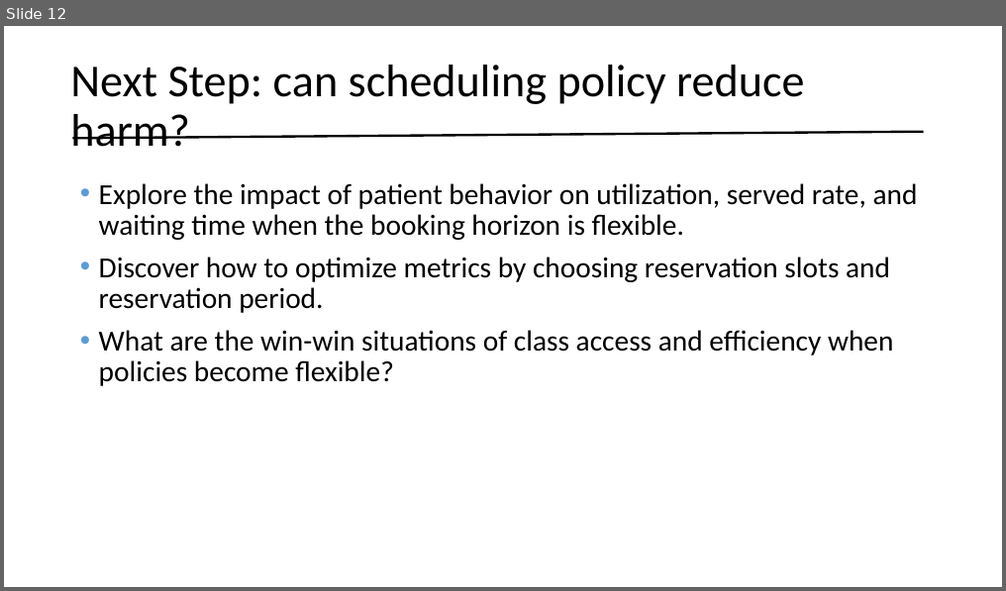
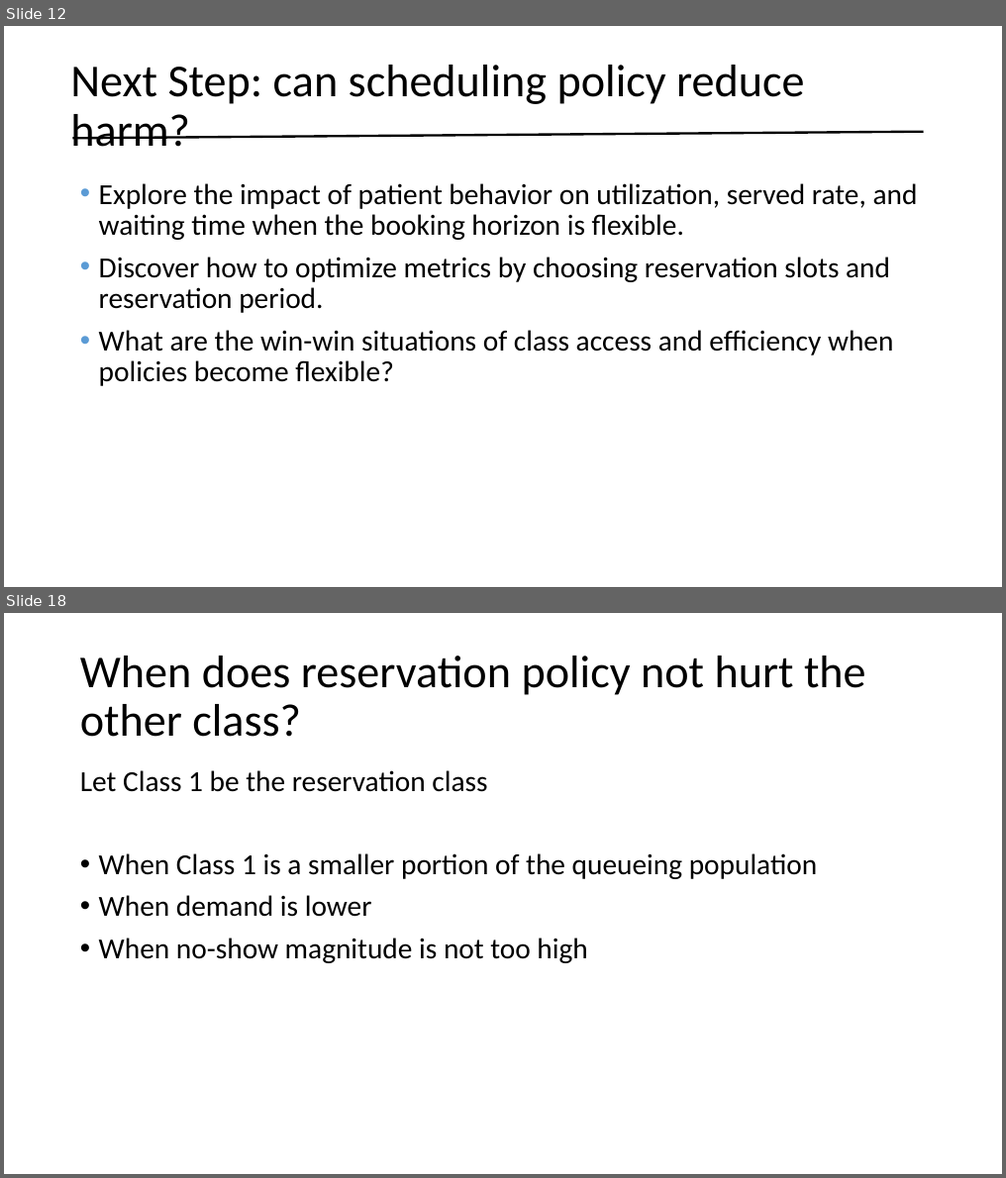
Before and after one commit to YcartXin/CUIMC-Appointment-Simulation, a slide deck: presentation/FCFS Presentation.pptx. Shown one above the other, each under a label of ours: slide 12 before the commit, slides 12 and 18 after it; the slides between them are not shown. The pictures are 1006x591 and 1006x1178 pixels, drawn with LibreOffice and Linux fonts; fonts in the diff are those of the drawing. Boxes give left, top, right and bottom in pixels: in the first picture for what was removed or moved away, otherwise in the second. Text is boxed around its words. In the diff, an @@ line names an element or a change of style, - is before the commit and + after.

```diff
--- a/presentation/FCFS Presentation.pptx
+++ b/presentation/FCFS Presentation.pptx
@@ slide 18 added at <box>4,613,1002,1174</box>, background #FFFFFF @@
@@ title added at <box>80,656,866,737</box>, 44 pt, text #000000 @@
+When does reservation policy not hurt the other class?
@@ text added at <box>80,770,818,963</box>, 28 pt, text #000000 @@
+Let Class 1 be the reservation class
+• When Class 1 is a smaller portion of the queueing population
+• When demand is lower
+• When no-show magnitude is not too high
```
Also in this commit, not shown: 7 slides changed, 4 other slides added, 18 other files.
